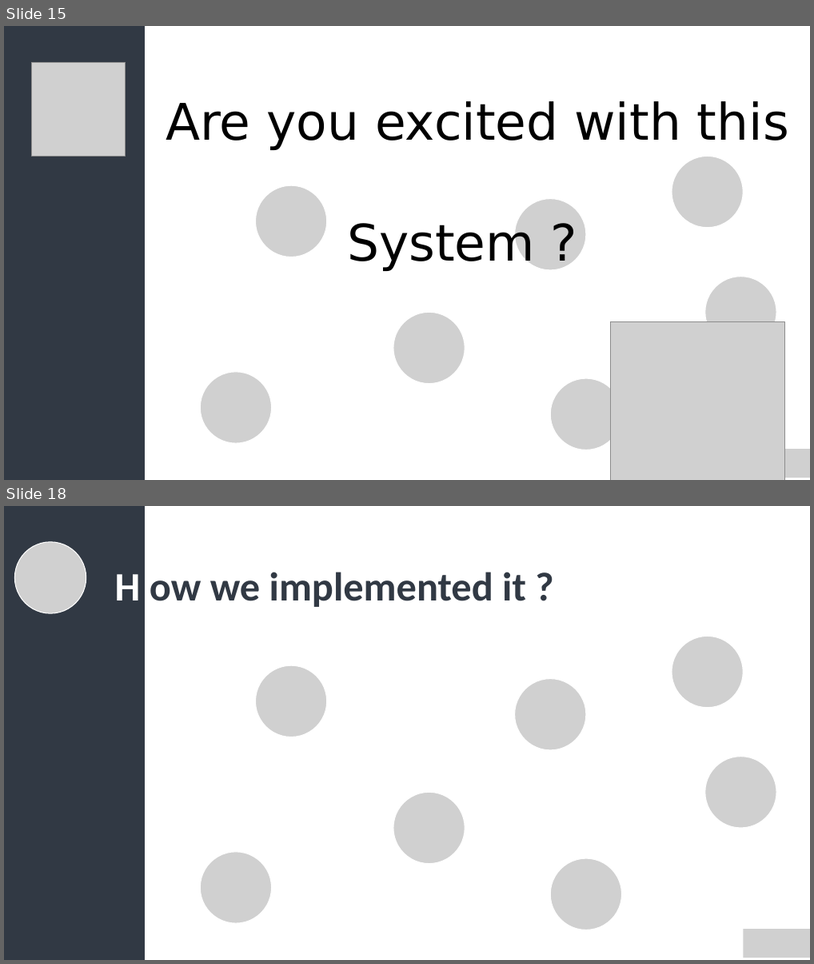
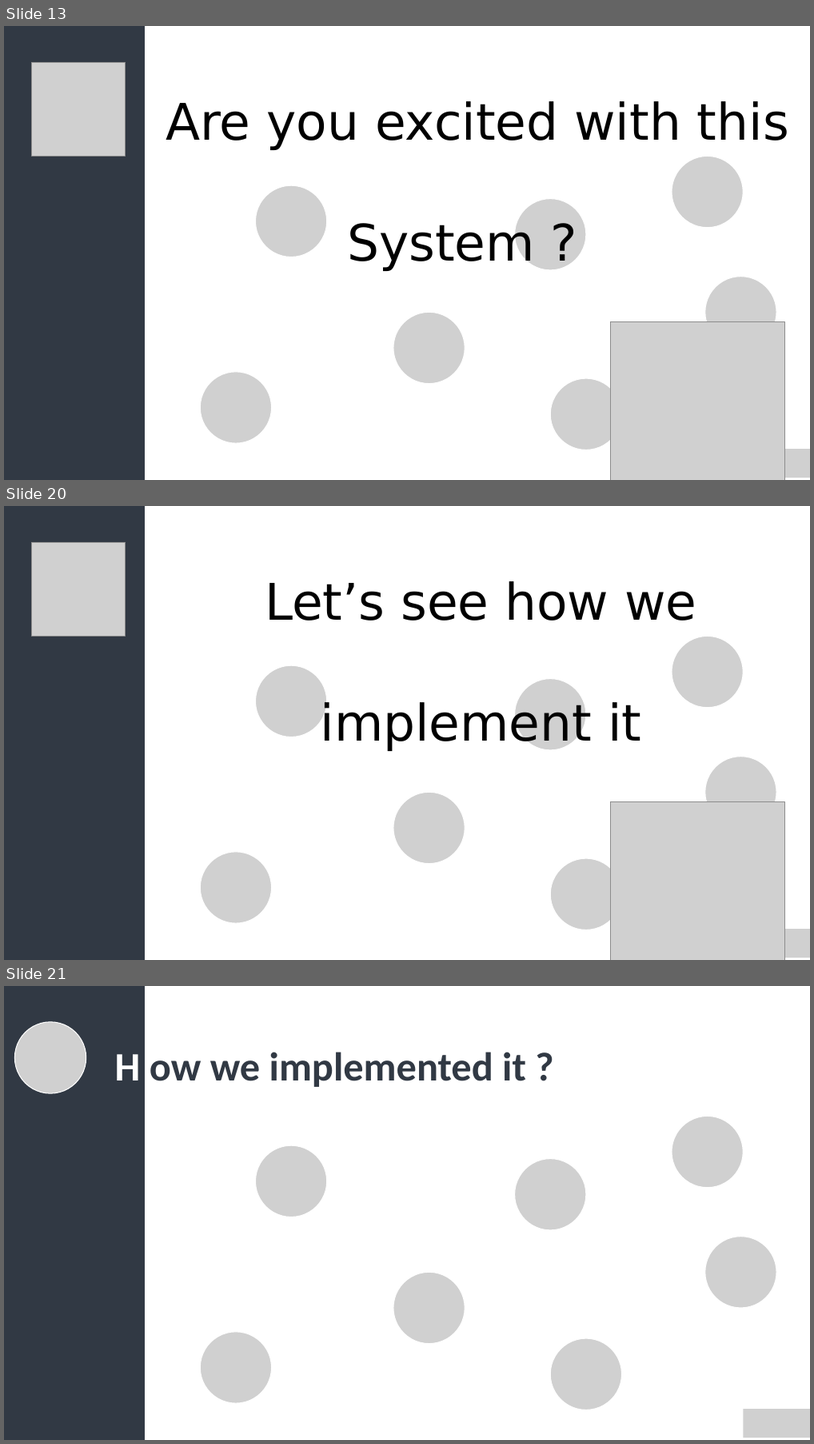
Before and after one commit to AKasuniNihara/URVacc_Matlab-, a slide deck: Presentation/Presentation.pptx. Shown one above the other, each under a label of ours: slides 15 and 18 before the commit, slides 13, 20 and 21 after it; the slides between them are not shown. The pictures are 814x964 and 814x1444 pixels, drawn with LibreOffice and Linux fonts; fonts in the diff are those of the drawing; grey boxes stand for pictures. Boxes give left, top, right and bottom in pixels: in the first picture for what was removed or moved away, otherwise in the second. Text is boxed around its words. In the diff, an @@ line names an element or a change of style, - is before the commit and + after.

```diff
--- a/Presentation/Presentation.pptx
+++ b/Presentation/Presentation.pptx
@@ slide 20 added at bbox=[4, 506, 810, 960], background #FFFFFF @@
@@ rectangle added at bbox=[4, 506, 145, 960], fill #313944, outline #313944 1 pt @@
@@ picture added at bbox=[32, 542, 126, 636] @@
@@ text added at bbox=[265, 581, 697, 751], 60 pt, text #000000 @@
+Let’s see how we
+implement it
@@ group added at bbox=[200, 636, 777, 929]: 7 pictures @@
@@ picture added at bbox=[610, 802, 786, 960] @@
@@ picture added at bbox=[744, 928, 810, 957] @@
@@ what was slide 15 is now slide 13 @@
@@ what was slide 18 is now slide 21 @@
```
Also in this commit, not shown: 3 slides changed, 7 other slides added, 5 slides removed, 11 other files.
